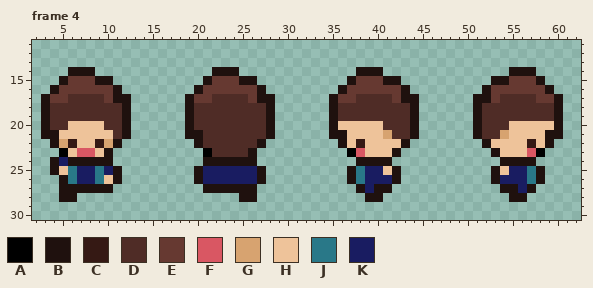
Pixel-art file, stored at Assets/Tiles/treewizard_character.aseprite. Above is the file before it was changed.
64x32 pixels, 4 frames. Shown: frame 4: x 2..62, y 11..30. The commit also changed other frames, which this record leaves out.
Palette (. is transparent): A #000000  B #1f110e  C #351914  D #4f2c26  E #663931  F #d95763  G #d7a370  H #eec39a  J #297888  K #191c61
Pixels before, frame 4, first column x 3:
14 ...BBB.............BBB.............BBB..............BBB...
15 ..BEEEBB..........BEEEBB..........BEEEBB..........BBEEEB..
16 .BEEEEEEB........BEEEEEEB........BEEEEEEB........BEEEEEEB.
17 BEEDDDDEBB......BEEDDDDEBB......BEEDDDDEBB......BBEDDDDEEB
18 BDDDDDDDDB......BDDDDDDDDB......BDDDDDDDDB......BDDDDDDDDB
19 BDDDDDDDDB......BDDDDDDDDB......BDDDDDDDDB......BDDDDDDDDB
20 BDDHHHHDDB......BDDDDDDDDB......BHHHHHDDDB......BDDDHHHHHB
21 BBHHHHHHDB......BBDDDDDDDB......BBHHHHGDDB......BDDGHHHHBB
22 .BGCHHCGB........BDDDDDDB........BHCHHHHB........BHHHHCHB.
23 ..AHFFHB..........ADDDDB..........AFHHHB..........BHHHFA..
24 .BKBBBBB..........BBBBBB...........BBBB............BBBB...
25 .BHJKKJKB........BKKKKKKB.........BJKKHB..........BHKKJB..
26 ..BJKKJHB........BKKKKKKB.........BJKKKB..........BKKKJB..
27 ..BBBBBB..........BBBBBB...........BKBB............BBKB...
28 ..BB..................BB............BB..............BB....
The result:
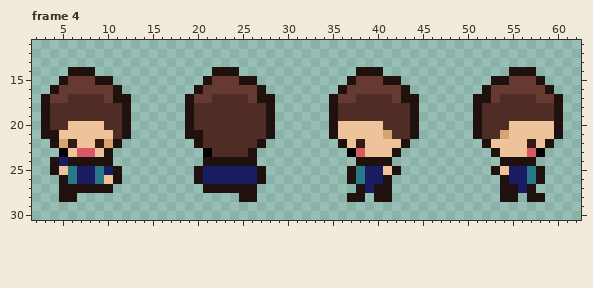
Difference:
Frame 4:
The author put colour B in row 28 at x 37 to 38, 41, 54 and 57 to 58.
Colour K becomes colour B in row 26 at x 41 and 54.
Colour B becomes colour H in row 21 at x 36 and 59.
Colour B is removed in row 26 at x 42 and 53; in row 28 at x 39 and 56.
Pixel boxes of the changes (left, top, right, bottom) in both pictures:
changed: (338, 130, 347, 139)
changed: (545, 130, 554, 139)
changed: (347, 175, 401, 202)
changed: (491, 175, 545, 202)
